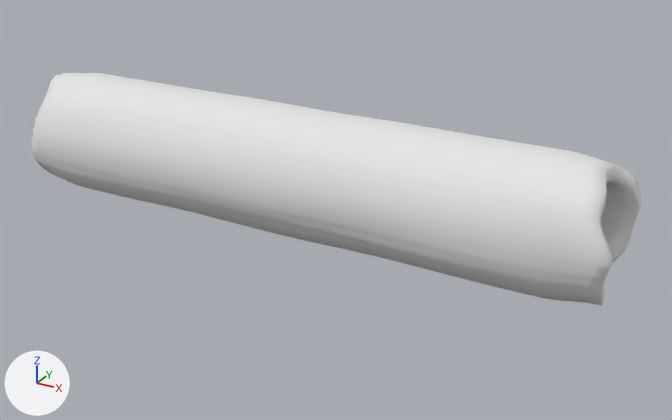
The FBX model unity/Assets/Art/Models/HollowLog.fbx: old version first, new version second.
Before and after are seen from a 50 mm camera at (58.8, -57.5, 26.2) aimed at (26.9, 0.5, -2.8). The lights are fixed; the arrows at lower left show +X, +Y and +Z. The picture after the commit comes second. Where no turn or scale is listed for an object, it has been applied to the vertices.

Names of what the first picture shows: 'HollowLog'.
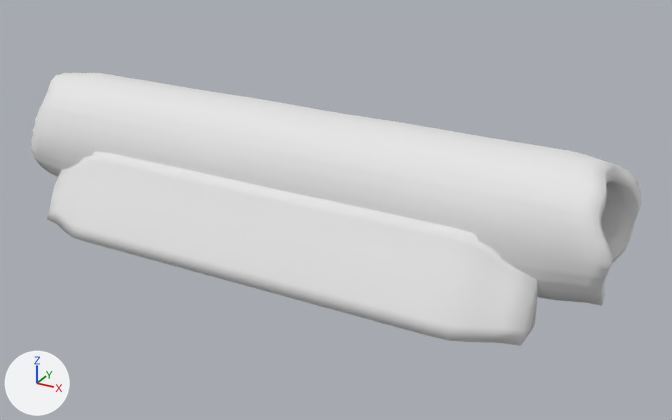
Changed parts and their boxes (x1, y1, x2, y2) in the pictures (672 x 420 px):
'HollowLog', reshaped (17% taller): before (31, 73, 642, 306); after (31, 73, 642, 346)
part 1 of me_hollowlog, added: after (47, 151, 538, 346)

The edits, one by one:
me_hollowlog is used by ob_hollowlog; location (0.0, 0.0, 0.0).
me_hollowlog had 6400 vertices, 6400 faces and spanned x -1.4..48.9, y -5.1..5.1, z -5.1..5.0.
me_hollowlog now has 6864 vertices, 6872 faces and spans x -1.4..48.9, y -8.6..8.6, z -5.8..5.0.
me_hollowlog part 1: a new loose piece of 232 vertices spanning x 3.5..44.5, y -8.6..-4.0, z -5.7..0.5, in mat_vertexcolor (white #e7e7e7).
Other edits to the shape of me_hollowlog do not show in these pictures.
